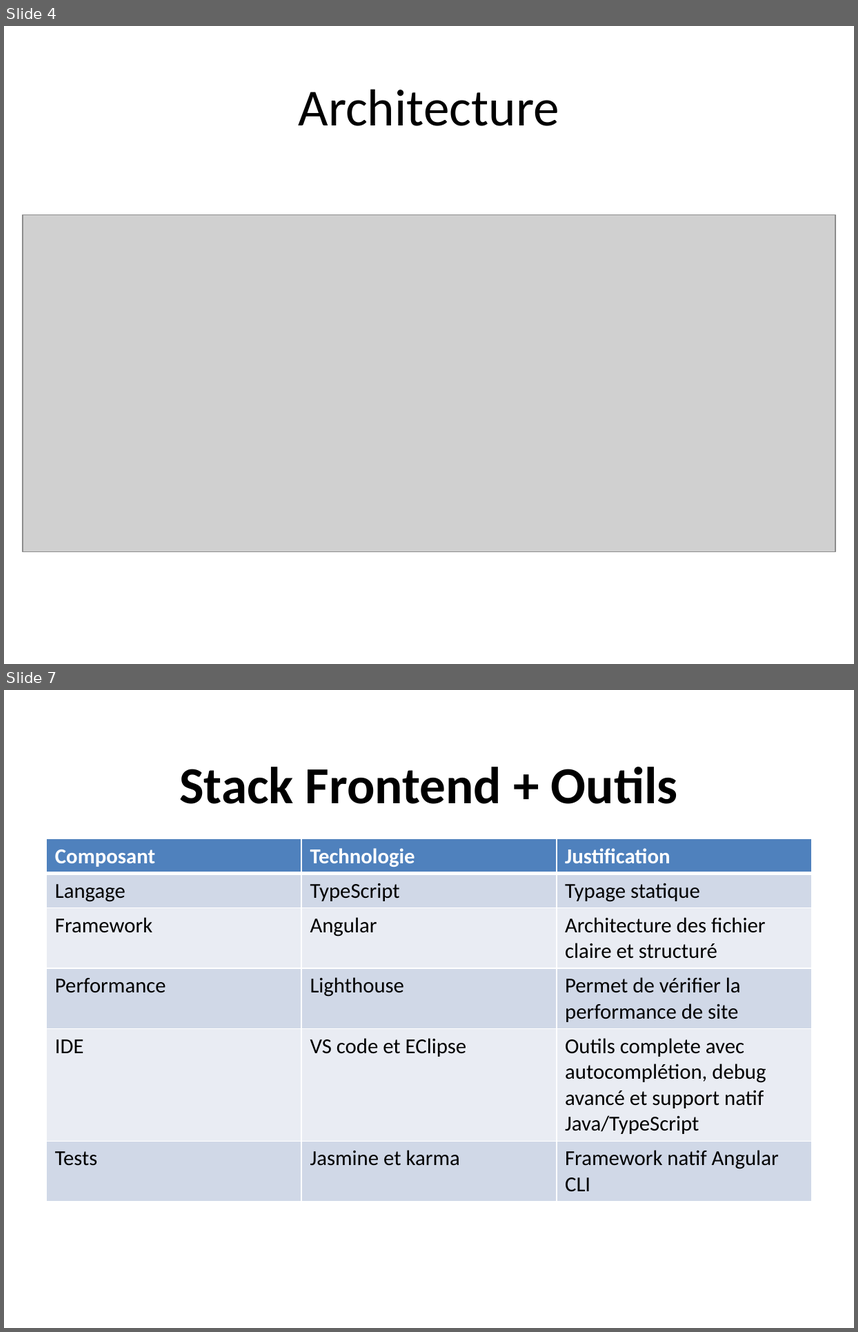
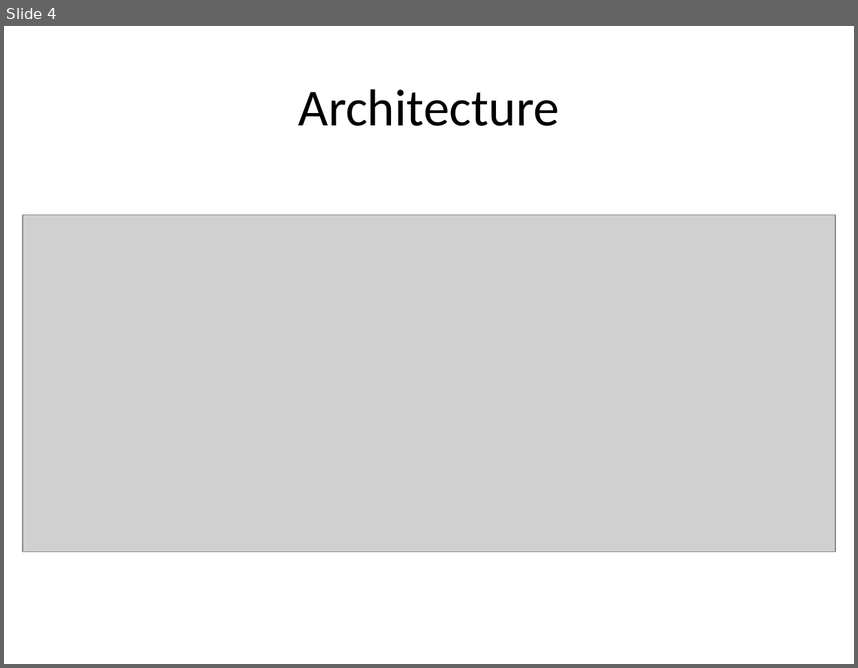
Before and after one commit to Abderrazzak20/Projet3_datashare, a slide deck: DataShare_Presentation.pptx. Shown one above the other, each under a label of ours: slides 4 and 7 before the commit, slide 4 after it; the slides between them are not shown. The pictures are 858x1332 and 858x668 pixels, drawn with LibreOffice and Linux fonts; fonts in the diff are those of the drawing; grey boxes stand for pictures. Boxes give left, top, right and bottom in pixels: in the first picture for what was removed or moved away, otherwise in the second. Text is boxed around its words. In the diff, an @@ line names an element or a change of style, - is before the commit and + after.

```diff
--- a/DataShare_Presentation.pptx
+++ b/DataShare_Presentation.pptx
@@ slide 7 removed at (4,690,854,1328), background #FFFFFF @@
@@ title removed at (179,767,678,804) @@
-Stack Frontend + Outils
@@ table removed at (47,839,811,1196), 6 rows, 3 columns @@
-Composant | Technologie | Justification
-Langage | TypeScript | Typage statique
-Framework | Angular | Architecture des fichier claire et structuré
-Performance | Lighthouse | Permet de vérifier la performance de site
-IDE | VS code et EClipse | Outils complete avec autocomplétion, debug avancé et support natif Java/TypeScript
-Tests | Jasmine et karma | Framework natif Angular CLI
```
Also in this commit, not shown: 5 slides changed, 6 slides added, 3 other slides removed.
